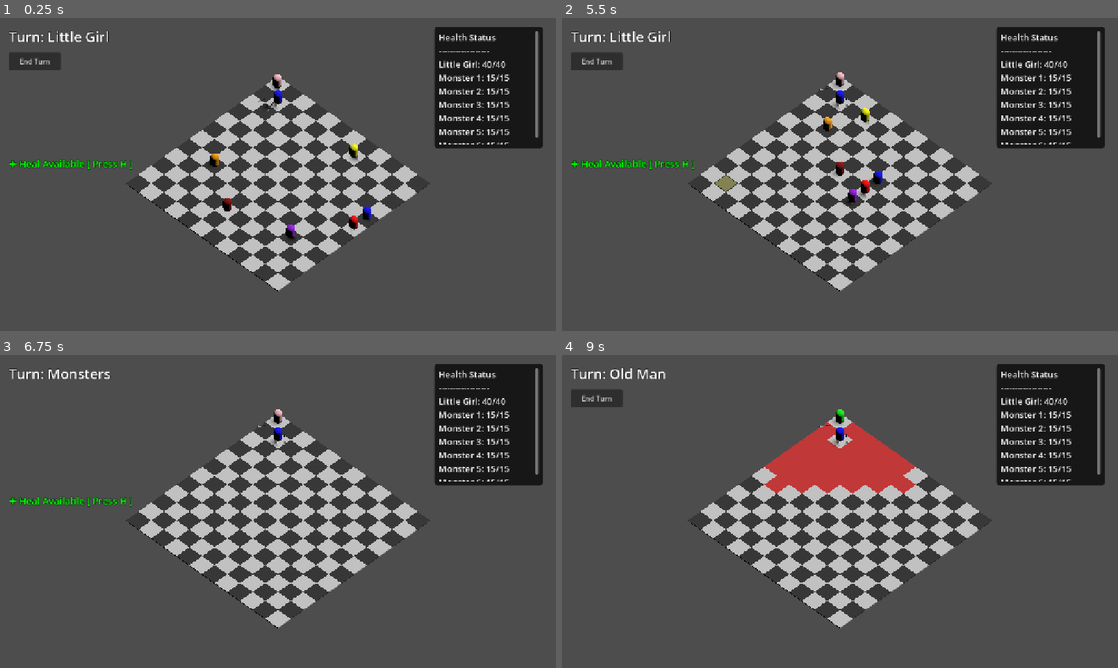
Above: before the commit, frames 1-4 (two rows, left to right).
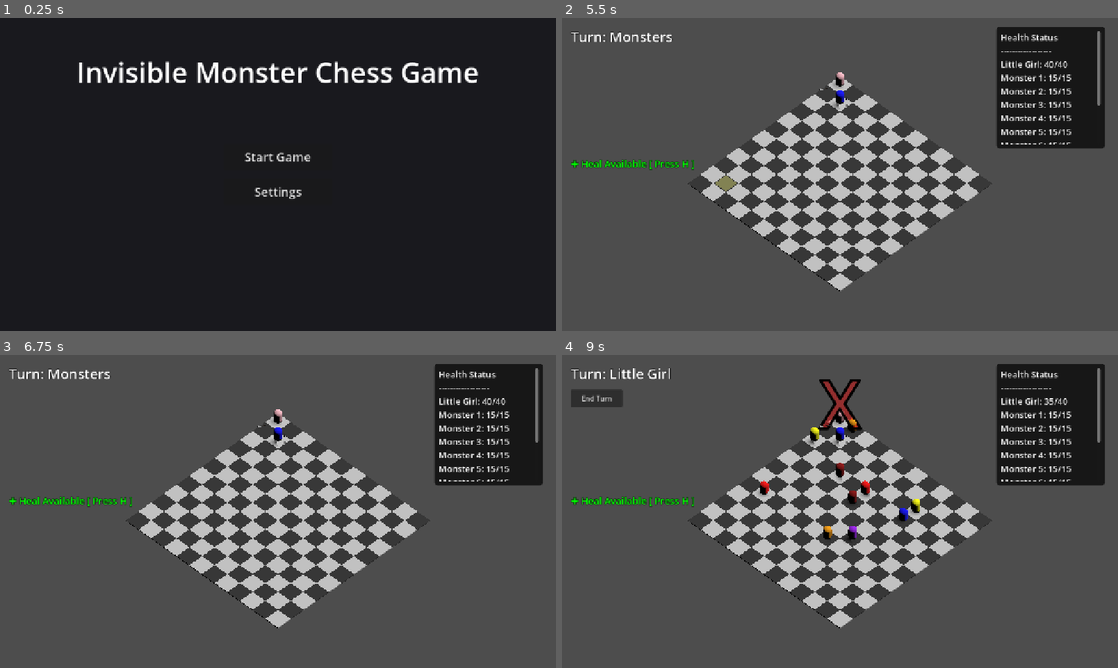
Above: after the commit, the same moments.

Repository: Absion/Invis-Monster-Chess-Game
Game: Godot game, scene res://scenes/main_menu.tscn
Same seed, same stepped clock (60 frames per second), same inputs: the game is played once before the commit and once after it. Before the commit the project starts from res://scenes/combat_test.tscn. Sound files missing from this copy of the repository are replaced by a short silence.
Inputs (mouse positions are in pixels of both pictures, inside the frame that each line leads up to):
- Up to frame 1 (0.25 s): no input
- Up to frame 2 (5.5 s): click (840, 193) at 0.5 s, where only the run after the commit has a clickable "Settings"; click (840, 240) at 1.25 s, where only the run after the commit has a clickable "Hard"; click (840, 284) at 2 s, where only the run after the commit has a clickable "Back"; click (840, 155) at 2.75 s, where only the run after the commit has a clickable "Start Game"; click "End Turn" at 3.5 s; tap H at 4.25, 4.35, 5, 5.1 s; move the mouse to (962, 158) at 4.27 s; click (962, 158) at 4.42 s; move the mouse to (728, 190) at 5.02 s; click (728, 190) at 5.17 s
- Up to frame 3 (6.75 s): click (33, 398) at 5.75 s, where only the run before the commit has a clickable "End Turn"; tap H at 6.5, 6.6 s; move the mouse to (333, 442) at 6.52 s; click (333, 442) at 6.67 s
- Up to frame 4 (9 s): click (595, 398) at 7.25 s, where only the run after the commit has a clickable "End Turn"; tap H at 8, 8.1, 8.75, 8.85 s; move the mouse to (812, 574) at 8.02 s; click (812, 574) at 8.17 s; move the mouse to (1006, 558) at 8.77 s; click (1006, 558) at 8.92 s

The runs differ from the first frame. In frame 1, 93% of the frame differs, in the area x 0-100%, y 0-100%; in frame 2, 1.2%; in frame 3, less than 0.1%; in frame 4, 5.6%.

Commit message:
Added sound managers, effects, BGM, Main Menu, and Settings Menu

Diff:
--- a/combat/monster_ai_controller.gd
+++ b/combat/monster_ai_controller.gd
@@ -113,4 +113,5 @@
 
 	var distance = abs(monster.grid_x - target.grid_x) + abs(monster.grid_z - target.grid_z)
 	if distance == 1:
+		if Global.has_method("play_monster_attack"): Global.play_monster_attack()
 		target.take_damage(monster.data.damage)
--- a/context/combat_context.gd
+++ b/context/combat_context.gd
@@ -61,6 +61,8 @@
 
 ## Initializes the combat state, draws the grid, and spawns the actors.
 func setup() -> void:
+	if Global.has_method("play_combat_music"):
+		Global.play_combat_music()
 	grid_manager.setup()
 	turn_manager.setup()
 	monster_ai.setup(grid_manager, turn_manager)
@@ -201,6 +203,7 @@
 
 ## Executes the AOE Special Attack for the Old Man
 func _handle_special_attack() -> void:
+	if Global.has_method("play_special_attack"): Global.play_special_attack()
 	is_acting = true
 	combo_count = 0
 	combo_active = false
@@ -270,6 +273,7 @@
 					t.tween_interval(0.5)
 					t.tween_callback(func(): if is_instance_valid(target) and is_instance_valid(target.model): target.model.visible = false)
 				target.take_damage(damage)
+				if Global.has_method("play_monster_wounded"): Global.play_monster_wounded()
 		)
 
 		# Dash back
@@ -289,6 +293,7 @@
 	var girl = _find_actor_by_name("Little Girl")
 	if girl and is_instance_valid(girl) and girl.current_health > 0:
 		can_heal = false
+		if Global.has_method("play_heal_sound"): Global.play_heal_sound()
 		girl.current_health = min(girl.current_health + 5, girl.data.max_health)
 		print("Little Girl healed for 5 HP! Current HP: ", girl.current_health)
 
@@ -336,6 +341,7 @@
 
 	var target = grid_manager.get_actor_at(target_x, target_z)
 
+	if Global.has_method("play_old_man_attack"): Global.play_old_man_attack()
 	# Play the axe swing animation
 	var r = actor.find_child("AxeWeaponRight", true, false)
 	var l = actor.find_child("AxeWeaponLeft", true, false)
@@ -357,6 +363,7 @@
 
 		print("HIT! The Old Man struck a monster!")
 		target.take_damage(actor.data.damage)
+		if Global.has_method("play_monster_wounded"): Global.play_monster_wounded()
 
 		# Reveal the monster temporarily so the player can see it get knocked back
 		if is_instance_valid(target) and is_instance_valid(target.model):
@@ -553,10 +560,17 @@
 		grid_manager.place_actor(girl, 1, 2)
 
 	if monster_data:
+		var monster_count = 6
+		if Global.current_difficulty == Global.Difficulty.EASY:
+			monster_count = 4
+		elif Global.current_difficulty == Global.Difficulty.HARD:
+			monster_count = 10
+
 		var colors = [Color.RED, Color.DARK_RED, Color.ORANGE, Color.YELLOW, Color.PURPLE, Color.BLUE]
 		var last_pos = Vector2i(1, 2)
-		for i in range(6):
-			var m = _create_actor("Monster" + str(i + 1), monster_data, colors[i])
+		for i in range(monster_count):
+			var color = colors[i % colors.size()]
+			var m = _create_actor("Monster" + str(i + 1), monster_data, color)
 			actors_node.add_child(m)
 			var pos = _get_random_spawn(last_pos.x, last_pos.y, 5 if i > 0 else 6)
 			var fallback = 0
@@ -690,6 +704,11 @@
 	is_acting = true # Block player input
 	turn_manager.process_mode = Node.PROCESS_MODE_DISABLED # Pause turns
 
+	if is_win:
+		if Global.has_method("play_win_sound"): Global.play_win_sound()
+	else:
+		if Global.has_method("play_lose_sound"): Global.play_lose_sound()
+
 	if combat_ui and combat_ui.end_turn_button:
 		combat_ui.end_turn_button.disabled = true
 		combat_ui.end_turn_button.release_focus()
@@ -702,21 +721,46 @@
 	bg.set_anchors_preset(Control.PRESET_FULL_RECT)
 	canvas.add_child(bg)
 
+	var vbox = VBoxContainer.new()
+	vbox.set_anchors_preset(Control.PRESET_CENTER)
+	vbox.alignment = BoxContainer.ALIGNMENT_CENTER
+	vbox.add_theme_constant_override("separation", 20)
+	canvas.add_child(vbox)
+
 	var label = Label.new()
 	label.text = "YOU WIN!" if is_win else "YOU LOSE!"
-	label.set_anchors_preset(Control.PRESET_CENTER)
 	label.horizontal_alignment = HORIZONTAL_ALIGNMENT_CENTER
 	label.vertical_alignment = VERTICAL_ALIGNMENT_CENTER
 	label.add_theme_font_size_override("font_size", 120)
 	label.add_theme_color_override("font_color", Color.GREEN if is_win else Color.RED)
-
-	# Add a slight shadow for readability
 	label.add_theme_color_override("font_shadow_color", Color.BLACK)
 	label.add_theme_constant_override("shadow_offset_x", 4)
 	label.add_theme_constant_override("shadow_offset_y", 4)
-
-	canvas.add_child(label)
-
-	# Ensure the timer is processed even if other things are disabled
-	await get_tree().create_timer(3.0, true, false, true).timeout
-	get_tree().call_deferred("reload_current_scene")
+	vbox.add_child(label)
+
+	var hbox = HBoxContainer.new()
+	hbox.alignment = BoxContainer.ALIGNMENT_CENTER
+	hbox.add_theme_constant_override("separation", 30)
+	vbox.add_child(hbox)
+
+	var btn_continue = Button.new()
+	btn_continue.text = "Play Again" if is_win else "Continue"
+	btn_continue.add_theme_font_size_override("font_size", 32)
+	btn_continue.custom_minimum_size = Vector2(250, 60)
+	btn_continue.pressed.connect(func():
+		if Global.has_method("play_button_sound"):
+			Global.play_button_sound()
+		get_tree().call_deferred("reload_current_scene")
+	)
+	hbox.add_child(btn_continue)
+
+	var btn_menu = Button.new()
+	btn_menu.text = "Main Menu"
+	btn_menu.add_theme_font_size_override("font_size", 32)
+	btn_menu.custom_minimum_size = Vector2(250, 60)
+	btn_menu.pressed.connect(func():
+		if Global.has_method("play_button_sound"):
+			Global.play_button_sound()
+		get_tree().change_scene_to_file("res://scenes/main_menu.tscn")
+	)
+	hbox.add_child(btn_menu)
--- a/context/global_context.gd
+++ b/context/global_context.gd
@@ -7,22 +7,130 @@
 ## Holds data that needs to be available to other context states
 ## (e.g., active save files, global settings).
 
-# Example global state variables
 var current_level: int = 1
+
 var music_volume: float = 1.0
+var sfx_volume: float = 1.0
 
-## Instantiates Global Services and adds them as children to this Context.
+enum Difficulty { EASY, NORMAL, HARD }
+var current_difficulty: Difficulty = Difficulty.NORMAL
+
+var bgm_player: AudioStreamPlayer
+var combat_bgm_player: AudioStreamPlayer
+
+var sfx_ui: AudioStreamPlayer
+var sfx_special: AudioStreamPlayer
+var sfx_attack_man: AudioStreamPlayer
+var sfx_attack_monster: AudioStreamPlayer
+var sfx_wounded_monster: AudioStreamPlayer
+var sfx_win: AudioStreamPlayer
+var sfx_lose: AudioStreamPlayer
+var sfx_heal: AudioStreamPlayer
+
 func build_services() -> void:
-	# E.g., register_service(SaveManager.new())
-	# register_service(AudioManager.new())
 	pass
 
-## Injects dependencies into the built Global Services.
 func bind_services() -> void:
-	# Inject dependencies between global services if needed
 	pass
 
-## Initializes the Global Services now that dependencies are resolved.
 func setup() -> void:
-	# Initialize global logic
-	pass
+	bgm_player = AudioStreamPlayer.new()
+	bgm_player.stream = preload("res://resources/Sounds/UI/Funky Chill 2 loop.wav")
+	add_child(bgm_player)
+	bgm_player.finished.connect(func(): bgm_player.play())
+
+	combat_bgm_player = AudioStreamPlayer.new()
+	combat_bgm_player.stream = preload("res://resources/Sounds/Combat/BRPG_Assault_Rhythm_Loop.wav")
+	add_child(combat_bgm_player)
+	combat_bgm_player.finished.connect(func(): combat_bgm_player.play())
+
+	sfx_ui = AudioStreamPlayer.new()
+	sfx_ui.stream = preload("res://resources/Sounds/UI/CGM3_Select_Button_01_4.wav")
+	add_child(sfx_ui)
+
+	sfx_special = AudioStreamPlayer.new()
+	sfx_special.stream = preload("res://resources/Sounds/Combat/FA_Power_Up_1_1.wav")
+	add_child(sfx_special)
+
+	sfx_attack_man = AudioStreamPlayer.new()
+	sfx_attack_man.stream = preload("res://resources/Sounds/Combat/MetalWeaponEquip2.mp3")
+	add_child(sfx_attack_man)
+
+	sfx_attack_monster = AudioStreamPlayer.new()
+	sfx_attack_monster.stream = preload("res://resources/Sounds/Combat/Warg Attack 1.mp3")
+	add_child(sfx_attack_monster)
+
+	sfx_wounded_monster = AudioStreamPlayer.new()
+	sfx_wounded_monster.stream = preload("res://resources/Sounds/Combat/Warg Wounded 1.mp3")
+	add_child(sfx_wounded_monster)
+
+	sfx_win = AudioStreamPlayer.new()
+	sfx_win.stream = preload("res://resources/Sounds/UI/LQ_Stage Clear.wav")
+	add_child(sfx_win)
+
+	sfx_lose = AudioStreamPlayer.new()
+	sfx_lose.stream = preload("res://resources/Sounds/UI/PP_Negative_Trigger_1_1.wav")
+	add_child(sfx_lose)
+
+	sfx_heal = AudioStreamPlayer.new()
+	sfx_heal.stream = preload("res://resources/Sounds/Combat/CGM3_Small_Positive_Stinger_01_2.wav")
+	add_child(sfx_heal)
+
+	update_volumes()
+
+func update_volumes() -> void:
+	# Convert linear 0.0-1.0 scale to logarithmic decibels
+	# Avoid log(0) math errors
+	var music_db = linear_to_db(max(music_volume, 0.0001))
+	var sfx_db = linear_to_db(max(sfx_volume, 0.0001))
+
+	if music_volume == 0.0: music_db = -80.0
+	if sfx_volume == 0.0: sfx_db = -80.0
+
+	if bgm_player: bgm_player.volume_db = music_db - 5.0 # Keep this one slightly quieter
+	if combat_bgm_player: combat_bgm_player.volume_db = music_db
+
+	if sfx_ui: sfx_ui.volume_db = sfx_db
+	if sfx_special: sfx_special.volume_db = sfx_db
+	if sfx_attack_man: sfx_attack_man.volume_db = sfx_db
+	if sfx_attack_monster: sfx_attack_monster.volume_db = sfx_db
+	if sfx_wounded_monster: sfx_wounded_monster.volume_db = sfx_db
+	if sfx_win: sfx_win.volume_db = sfx_db
+	if sfx_lose: sfx_lose.volume_db = sfx_db
+	if sfx_heal: sfx_heal.volume_db = sfx_db
+
+func play_main_menu_music() -> void:
+	if combat_bgm_player and combat_bgm_player.playing:
+		combat_bgm_player.stop()
+	if bgm_player and not bgm_player.playing:
+		bgm_player.play()
+
+func play_combat_music() -> void:
+	if bgm_player and bgm_player.playing:
+		bgm_player.stop()
+	if combat_bgm_player and not combat_bgm_player.playing:
+		combat_bgm_player.play()
+
+func play_button_sound() -> void:
+	if sfx_ui: sfx_ui.play()
+
+func play_special_attack() -> void:
+	if sfx_special: sfx_special.play()
+
+func play_old_man_attack() -> void:
+	if sfx_attack_man: sfx_attack_man.play()
+
+func play_monster_attack() -> void:
+	if sfx_attack_monster: sfx_attack_monster.play()
+
+func play_monster_wounded() -> void:
+	if sfx_wounded_monster: sfx_wounded_monster.play()
+
+func play_win_sound() -> void:
+	if sfx_win: sfx_win.play()
+
+func play_lose_sound() -> void:
+	if sfx_lose: sfx_lose.play()
+
+func play_heal_sound() -> void:
+	if sfx_heal: sfx_heal.play()
--- a/project.godot
+++ b/project.godot
@@ -11,9 +11,13 @@
 [application]
 
 config/name="Invis Monster Chess Game"
-run/main_scene="res://scenes/combat_test.tscn"
+run/main_scene="res://scenes/main_menu.tscn"
 config/features=PackedStringArray("4.7", "Mobile")
 config/icon="res://icon.svg"
+
+[autoload]
+
+Global="*res://context/global_context.gd"
 
 [display]
 
--- a/scenes/combat_ui.gd
+++ b/scenes/combat_ui.gd
@@ -151,7 +151,15 @@
 			monster_hps[actor.name] = str(actor.current_health) + "/" + str(actor.data.max_health)
 
 	var text = "Health Status\n------------------\nLittle Girl: " + girl_hp
-	for i in range(1, 7):
+
+	var max_monster = 0
+	for m_name in _last_hp_state.keys():
+		if m_name.begins_with("Monster"):
+			var num = m_name.replace("Monster", "").to_int()
+			if num > max_monster:
+				max_monster = num
+
+	for i in range(1, max_monster + 1):
 		var m_name = "Monster" + str(i)
 		var hp = monster_hps.get(m_name, "Dead")
 		text += "\nMonster " + str(i) + ": " + hp
--- /dev/null
+++ b/scenes/main_menu.gd
@@ -0,0 +1,76 @@
+extends Control
+
+@onready var title_label = $TitleLabel
+@onready var main_vbox = $CenterContainer/MainVBox
+@onready var settings_vbox = $CenterContainer/SettingsVBox
+@onready var difficulty_label = $CenterContainer/SettingsVBox/DifficultyLabel
+@onready var music_slider = $CenterContainer/SettingsVBox/MusicSlider
+@onready var sfx_slider = $CenterContainer/SettingsVBox/SFXSlider
+
+func _ready() -> void:
+	settings_vbox.hide()
+	main_vbox.show()
+	if title_label: title_label.show()
+	_update_difficulty_label()
+
+	if music_slider: music_slider.value = Global.music_volume
+	if sfx_slider: sfx_slider.value = Global.sfx_volume
+
+	if Global.has_method("play_main_menu_music"):
+		Global.play_main_menu_music()
+
+func _on_start_button_pressed() -> void:
+	if Global.has_method("play_button_sound"):
+		Global.play_button_sound()
+	get_tree().change_scene_to_file("res://scenes/combat_test.tscn")
+
+func _on_settings_button_pressed() -> void:
+	if Global.has_method("play_button_sound"):
+		Global.play_button_sound()
+	main_vbox.hide()
+	if title_label: title_label.hide()
+	settings_vbox.show()
+
+func _on_back_button_pressed() -> void:
+	if Global.has_method("play_button_sound"):
+		Global.play_button_sound()
+	settings_vbox.hide()
+	if title_label: title_label.show()
+	main_vbox.show()
+
+func _on_easy_button_pressed() -> void:
+	if Global.has_method("play_button_sound"):
+		Global.play_button_sound()
+	Global.current_difficulty = Global.Difficulty.EASY
+	_update_difficulty_label()
+
+func _on_normal_button_pressed() -> void:
+	if Global.has_method("play_button_sound"):
+		Global.play_button_sound()
+	Global.current_difficulty = Global.Difficulty.NORMAL
+	_update_difficulty_label()
+
+func _on_hard_button_pressed() -> void:
+	if Global.has_method("play_button_sound"):
+		Global.play_button_sound()
+	Global.current_difficulty = Global.Difficulty.HARD
+	_update_difficulty_label()
+
+func _update_difficulty_label() -> void:
+	match Global.current_difficulty:
+		Global.Difficulty.EASY:
+			difficulty_label.text = "Current: Easy (4 Enemies)"
+		Global.Difficulty.NORMAL:
+			difficulty_label.text = "Current: Normal (6 Enemies)"
+		Global.Difficulty.HARD:
+			difficulty_label.text = "Current: Hard (10 Enemies)"
+
+func _on_music_slider_changed(value: float) -> void:
+	Global.music_volume = value
+	if Global.has_method("update_volumes"):
+		Global.update_volumes()
+
+func _on_sfx_slider_changed(value: float) -> void:
+	Global.sfx_volume = value
+	if Global.has_method("update_volumes"):
+		Global.update_volumes()
--- /dev/null
+++ b/scenes/main_menu.tscn
@@ -0,0 +1,137 @@
+[gd_scene load_steps=2 format=3 uid="uid://main_menu_random_uid"]
+
+[ext_resource type="Script" path="res://scenes/main_menu.gd" id="1_script"]
+
+[node name="MainMenu" type="Control"]
+layout_mode = 3
+anchors_preset = 15
+anchor_right = 1.0
+anchor_bottom = 1.0
+grow_horizontal = 2
+grow_vertical = 2
+script = ExtResource("1_script")
+
+[node name="Background" type="ColorRect" parent="."]
+layout_mode = 1
+anchors_preset = 15
+anchor_right = 1.0
+anchor_bottom = 1.0
+grow_horizontal = 2
+grow_vertical = 2
+color = Color(0.1, 0.1, 0.12, 1)
+
+[node name="TitleLabel" type="Label" parent="."]
+layout_mode = 1
+anchors_preset = 10
+anchor_right = 1.0
+offset_top = 80.0
+offset_bottom = 160.0
+grow_horizontal = 2
+theme_override_font_sizes/font_size = 64
+text = "Invisible Monster Chess Game"
+horizontal_alignment = 1
+
+[node name="CenterContainer" type="CenterContainer" parent="."]
+layout_mode = 1
+anchors_preset = 15
+anchor_right = 1.0
+anchor_bottom = 1.0
+grow_horizontal = 2
+grow_vertical = 2
+
+[node name="MainVBox" type="VBoxContainer" parent="CenterContainer"]
+layout_mode = 2
+theme_override_constants/separation = 20
+
+[node name="StartButton" type="Button" parent="CenterContainer/MainVBox"]
+custom_minimum_size = Vector2(250, 60)
+layout_mode = 2
+theme_override_font_sizes/font_size = 28
+text = "Start Game"
+
+[node name="SettingsButton" type="Button" parent="CenterContainer/MainVBox"]
+custom_minimum_size = Vector2(250, 60)
+layout_mode = 2
+theme_override_font_sizes/font_size = 28
+text = "Settings"
+
+[node name="SettingsVBox" type="VBoxContainer" parent="CenterContainer"]
+visible = false
+layout_mode = 2
+theme_override_constants/separation = 15
+
+[node name="SettingsTitle" type="Label" parent="CenterContainer/SettingsVBox"]
+layout_mode = 2
+theme_override_font_sizes/font_size = 36
+text = "Settings"
+horizontal_alignment = 1
+
+[node name="MusicVolLabel" type="Label" parent="CenterContainer/SettingsVBox"]
+layout_mode = 2
+text = "Music Volume"
+horizontal_alignment = 1
+
+[node name="MusicSlider" type="HSlider" parent="CenterContainer/SettingsVBox"]
+layout_mode = 2
+max_value = 1.0
+step = 0.05
+value = 1.0
+
+[node name="SFXVolLabel" type="Label" parent="CenterContainer/SettingsVBox"]
+layout_mode = 2
+text = "SFX Volume"
+horizontal_alignment = 1
+
+[node name="SFXSlider" type="HSlider" parent="CenterContainer/SettingsVBox"]
+layout_mode = 2
+max_value = 1.0
+step = 0.05
+value = 1.0
+
+[node name="DifficultyLabel" type="Label" parent="CenterContainer/SettingsVBox"]
+layout_mode = 2
+theme_override_colors/font_color = Color(0.7, 0.7, 0.7, 1)
+theme_override_font_sizes/font_size = 18
+text = "Current: Normal"
+horizontal_alignment = 1
+
+[node name="Spacer" type="Control" parent="CenterContainer/SettingsVBox"]
+custom_minimum_size = Vector2(0, 10)
+layout_mode = 2
+
+[node name="EasyButton" type="Button" parent="CenterContainer/SettingsVBox"]
+custom_minimum_size = Vector2(250, 50)
+layout_mode = 2
+theme_override_font_sizes/font_size = 24
+text = "Easy"
+
+[node name="NormalButton" type="Button" parent="CenterContainer/SettingsVBox"]
+custom_minimum_size = Vector2(250, 50)
+layout_mode = 2
+theme_override_font_sizes/font_size = 24
+text = "Normal"
+
+[node name="HardButton" type="Button" parent="CenterContainer/SettingsVBox"]
+custom_minimum_size = Vector2(250, 50)
+layout_mode = 2
+theme_override_font_sizes/font_size = 24
+text = "Hard"
+
+[node name="Spacer2" type="Control" parent="CenterContainer/SettingsVBox"]
+custom_minimum_size = Vector2(0, 20)
+layout_mode = 2
+
+[node name="BackButton" type="Button" parent="CenterContainer/SettingsVBox"]
+custom_minimum_size = Vector2(250, 50)
+layout_mode = 2
+theme_override_font_sizes/font_size = 24
+text = "Back"
+
+[connection signal="pressed" from="CenterContainer/MainVBox/StartButton" to="." method="_on_start_button_pressed"]
+[connection signal="pressed" from="CenterContainer/MainVBox/SettingsButton" to="." method="_on_settings_button_pressed"]
+[connection signal="pressed" from="CenterContainer/SettingsVBox/EasyButton" to="." method="_on_easy_button_pressed"]
+[connection signal="pressed" from="CenterContainer/SettingsVBox/NormalButton" to="." method="_on_normal_button_pressed"]
+[connection signal="pressed" from="CenterContainer/SettingsVBox/HardButton" to="." method="_on_hard_button_pressed"]
+[connection signal="pressed" from="CenterContainer/SettingsVBox/BackButton" to="." method="_on_back_button_pressed"]
+[connection signal="value_changed" from="CenterContainer/SettingsVBox/MusicSlider" to="." method="_on_music_slider_changed"]
+[connection signal="value_changed" from="CenterContainer/SettingsVBox/SFXSlider" to="." method="_on_sfx_slider_changed"]
Not shown, added: resources/Sounds/Combat/BRPG_Assault_Rhythm_Loop.wav.import
Not shown, added: resources/Sounds/Combat/CGM3_Small_Positive_Stinger_01_2.wav.import
Not shown, added: resources/Sounds/Combat/FA_Power_Up_1_1.wav.import
Not shown, added: resources/Sounds/Combat/MetalWeaponEquip2.mp3.import
Not shown, added: resources/Sounds/Combat/Warg Attack 1.mp3.import
Not shown, added: resources/Sounds/Combat/Warg Wounded 1.mp3.import
Not shown, added: resources/Sounds/UI/CGM3_Select_Button_01_4.wav.import
Not shown, added: resources/Sounds/UI/Funky Chill 2 loop.wav.import
Not shown, added: resources/Sounds/UI/LQ_Stage Clear.wav.import
Not shown, added: resources/Sounds/UI/PP_Negative_Trigger_1_1.wav.import
Not shown, added: scenes/main_menu.gd.uid
Not shown, added: resources/Sounds/Combat/BRPG_Assault_Rhythm_Loop.wav
(and 9 more such lines)
